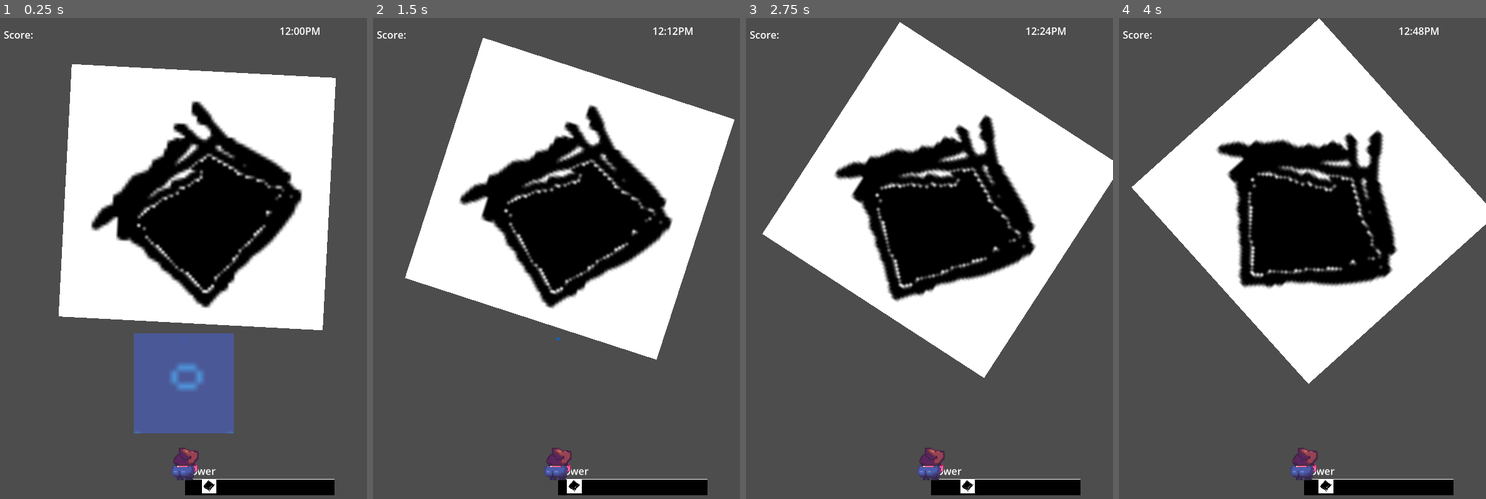
Above: before the commit, frames 1-4 (left to right).
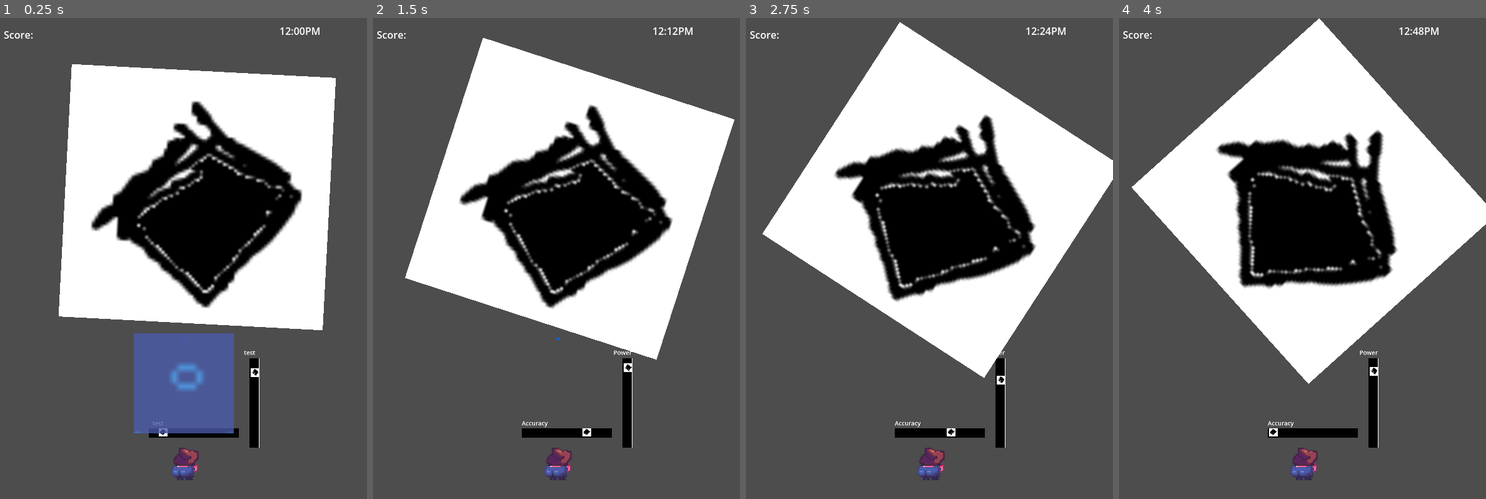
Above: after the commit, the same moments.

Repository: AndrewJDGalga/ggj2024
Game: Godot game, scene res://levels/testaj.tscn
Two runs of this game, one before a commit and one after it. Both use one fixed random seed, a clock stepped at 60 frames per second and the inputs below. The project has no main scene, so this scene is started directly.
Inputs:
- Up to frame 1 (0.25 s): no input
- Up to frame 2 (1.5 s): tap Enter (ui_accept) at 0.5, 0.77, 0.8, 1.07, 1.35 s; hold Up (action1) 0.53-1.28 s
- Up to frame 3 (2.75 s): tap Enter (ui_accept) at 1.52, 1.82, 2.3 s; tap Up (action1) at 1.55 s; hold Up (action1) from 2.03 s (still down)
- Up to frame 4 (4 s): release Up (action1) at 2.78 s; tap Down (action2) at 2.85 s; tap Enter (ui_accept) at 3.02, 3.32, 3.77, 3.8 s; tap Up (action1) at 3.05 s; hold Up (action1) from 3.53 s (still down)

The runs differ from the first frame. In frame 1, 2.2% of the frame differs, in the area x 40-92%, y 69-100%; in frame 2, 2.4%; in frame 3, 2.4%; in frame 4, 2.4%.

Commit message:
confirmed expected behavior from vertical scroll, wrestled with naming, confirmed naming may need to occur after _ready()

Diff:
--- a/UI/GolfMeter.gd
+++ b/UI/GolfMeter.gd
@@ -4,7 +4,7 @@
 var new_percent = 0 # testing var for debug
 
 # optional text label for the golf meter
-@export var text_label : Label
+@onready var text_label : Label = $'../Label'
 
 var cur_meter_percent:float = 0.0
 var meter_dir:int = 1
@@ -53,5 +53,7 @@
 
 # sets the text of the meter if valid
 func set_meter_text(text: String):
-	if (is_instance_valid(text_label)):
-		text_label.set_text(text)
+	print(text)
+	#if (text_label):
+	text_label.text = text
+	print(text_label.text)
--- a/UI/GolfMeter/golf_meter_h.tscn
+++ b/UI/GolfMeter/golf_meter_h.tscn
@@ -13,7 +13,7 @@
 grow_vertical = 2
 script = ExtResource("1_pf8rr")
 
-[node name="GolfMeter" parent="." node_paths=PackedStringArray("text_label") instance=ExtResource("2_rtgqq")]
+[node name="GolfMeter" parent="." instance=ExtResource("2_rtgqq")]
 custom_minimum_size = Vector2(480.2, 0)
 layout_mode = 2
 anchors_preset = 0
@@ -23,13 +23,11 @@
 offset_top = 49.0
 offset_right = 480.1
 offset_bottom = 49.0
-text_label = NodePath("../Label")
 
 [node name="Label" type="Label" parent="."]
 layout_mode = 2
 offset_right = 98.0
 offset_bottom = 45.0
-text = "Power
-"
+text = "test"
 label_settings = ExtResource("1_gu40e")
 horizontal_alignment = 1
--- a/UI/GolfMeter/golf_meter_host.gd
+++ b/UI/GolfMeter/golf_meter_host.gd
@@ -1,6 +1,9 @@
 extends Control
 
 @onready var meter = $GolfMeter
+
+func set_label(new_name:String):
+	meter.set_meter_text(new_name)
 
 func start():
 	print("starting")
--- a/UI/GolfMeter/golf_meter_v.tscn
+++ b/UI/GolfMeter/golf_meter_v.tscn
@@ -13,20 +13,7 @@
 grow_vertical = 2
 script = ExtResource("1_0ghsm")
 
-[node name="Label" type="Label" parent="."]
-layout_mode = 2
-anchor_left = 0.011
-anchor_right = 0.852
-anchor_bottom = 0.095
-offset_left = -0.0130002
-offset_right = -152.916
-offset_bottom = -6.965
-text = "test"
-label_settings = ExtResource("1_bu7fm")
-horizontal_alignment = 1
-autowrap_mode = 2
-
-[node name="GolfMeter" parent="." node_paths=PackedStringArray("text_label") instance=ExtResource("2_twwn7")]
+[node name="GolfMeter" parent="." instance=ExtResource("2_twwn7")]
 custom_minimum_size = Vector2(33.16, 0)
 layout_mode = 2
 anchors_preset = 0
@@ -37,4 +24,16 @@
 offset_bottom = 52.0
 rotation = 1.5708
 pivot_offset = Vector2(0, 52)
-text_label = NodePath("../Label")
+
+[node name="Label" type="Label" parent="."]
+layout_mode = 2
+anchor_left = 0.011
+anchor_right = 0.852
+anchor_bottom = 0.095
+offset_left = -0.0130002
+offset_right = -152.916
+offset_bottom = 40.06
+text = "test"
+label_settings = ExtResource("1_bu7fm")
+horizontal_alignment = 1
+autowrap_mode = 2
--- a/entities/curtis.gd
+++ b/entities/curtis.gd
@@ -21,6 +21,7 @@
 
 func _ready():
 	catch_meter.set_meter_text("Balance the line!")
+
 	catch_meter.visible = false
 	golf_meter_h.visible = false
 	golf_meter_v.visible = false
@@ -82,14 +83,16 @@
 			game_manager.PLAY_STATE.TEST:
 				#lure.position.y = -200
 				golf_meter_h.visible = true
-				golf_meter_v.visible = false
+				golf_meter_v.visible = true
 
 				if Input.is_action_just_pressed("ui_accept"):
-					golf_meter_h.start()
+					golf_meter_h.set_label("Accuracy")
+					golf_meter_v.set_label("Power")
+					golf_meter_v.start()
 
 				if Input.is_action_just_pressed("action1"):
-					print(golf_meter_h.get_percent())
-					golf_meter_h.stop()
+					print(golf_meter_v.get_percent())
+					golf_meter_v.stop()
 
 
 				#if Input.is_action_just_pressed("ui_accept"):
--- a/entities/curtis.tscn
+++ b/entities/curtis.tscn
@@ -50,14 +50,18 @@
 scale = Vector2(0.5, 0.5)
 
 [node name="GolfMeterH" parent="." instance=ExtResource("5_ly0wr")]
-scale = Vector2(0.5, 0.5)
+offset_left = -58.0
+offset_top = -72.0
+offset_right = -57.8
+offset_bottom = -72.0
+scale = Vector2(0.3, 0.3)
 
 [node name="GolfMeterV" parent="." instance=ExtResource("6_7ga4n")]
-offset_left = 115.0
-offset_top = -111.0
-offset_right = 115.0
-offset_bottom = -111.0
-scale = Vector2(0.5, 0.5)
+offset_left = 103.0
+offset_top = -185.0
+offset_right = 103.0
+offset_bottom = -185.0
+scale = Vector2(0.3, 0.3)
 
 [node name="Sprite2D" type="Sprite2D" parent="."]
 scale = Vector2(0.2, 0.2)
--- a/levels/testaj.tscn
+++ b/levels/testaj.tscn
@@ -86,6 +86,7 @@
 }
 
 [node name="score_summary" parent="." instance=ExtResource("5_rgktf")]
+visible = false
 offset_left = 62.0
 offset_top = 262.0
 offset_right = 102.0
